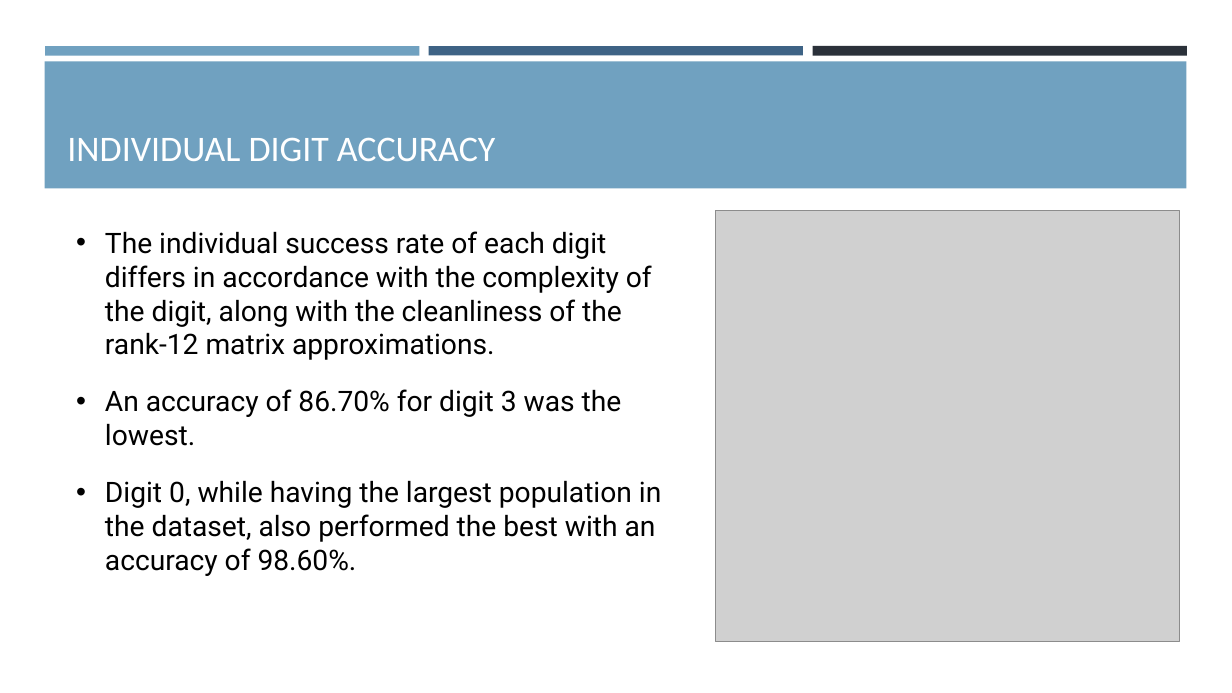
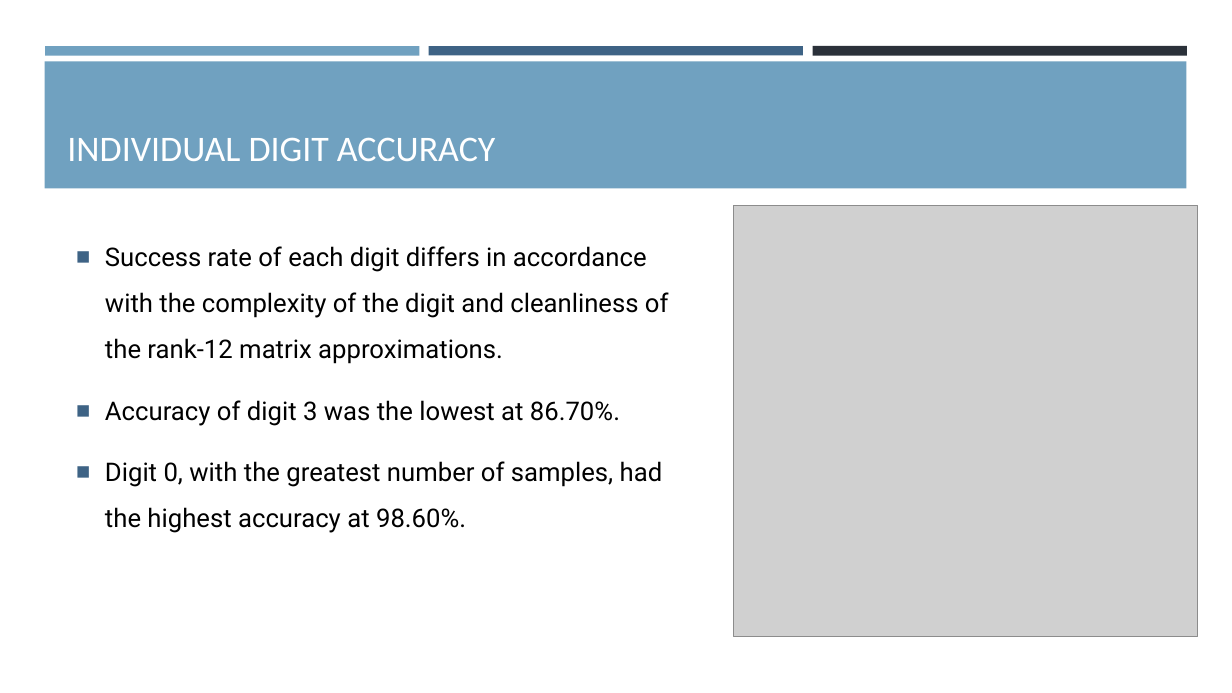
Before and after one commit to justinrnichols/Digit_Recognition, a slide deck: slide 13 of Reports/SVDPowerpoint.pptx (slide 12 before the commit). Drawn at 1232x693 pixels with LibreOffice and Linux fonts; fonts in the diff are those of the drawing; grey boxes stand for pictures. Boxes give left, top, right and bottom in pixels: in the first picture for what was removed or moved away, otherwise in the second. Text is boxed around its words. In the diff, an @@ line names an element or a change of style, - is before the commit and + after.

```diff
--- a/Reports/SVDPowerpoint.pptx
+++ b/Reports/SVDPowerpoint.pptx
@@ picture moved from (x1=715, y1=211, x2=1180, y2=642) to (x1=734, y1=205, x2=1199, y2=637) @@
@@ text at (x1=105, y1=246, x2=669, y2=533): text changed; size 22 to 20 pt @@
-• The individual success rate of each digit differs in accordance with the complexity of the digit, along with the cleanliness of the rank-12 matrix approximations.
-• An accuracy of 86.70% for digit 3 was the lowest.
-• Digit 0, while having the largest population in the dataset, also performed the best with an accuracy of 98.60%.
+■ Success rate of each digit differs in accordance with the complexity of the digit and cleanliness of the rank-12 matrix approximations.
+■ Accuracy of digit 3 was the lowest at 86.70%.
+■ Digit 0, with the greatest number of samples, had the highest accuracy at 98.60%.
```
Also in this commit, not shown: 15 other slides changed, 2 slides added, 1 other file.
